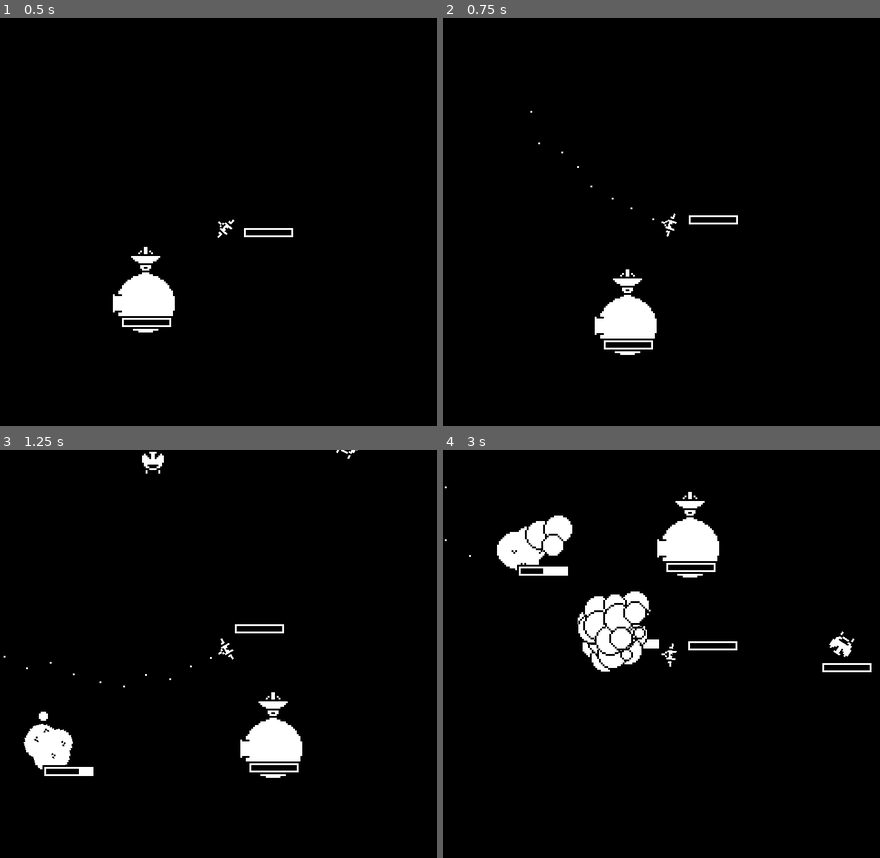
Above: before the commit, frames 1-4 (two rows, left to right).
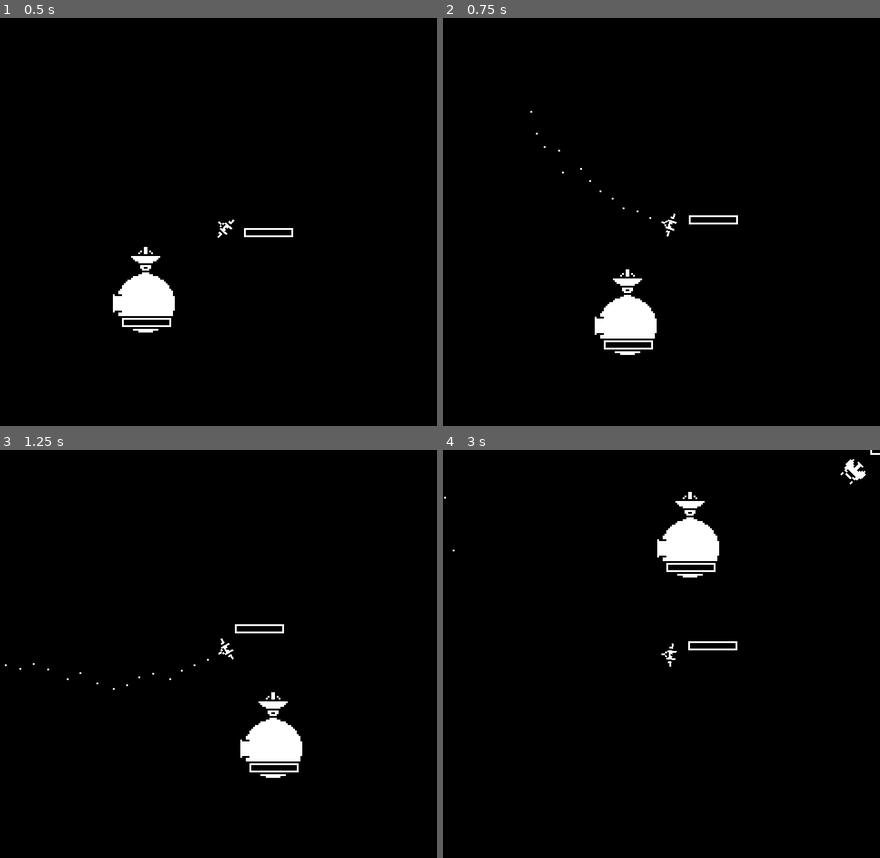
Above: after the commit, the same moments.

Repository: rthurmed/OrbitDefender
Game: Godot game, scene res://src/levels/Main.tscn
The game is run twice, just before and just after one commit, with the same random seed, the same clock (stepped at 60 frames per second) and the same inputs. Before the commit the project starts from res://src/Main.tscn.
Inputs:
- Up to frame 1 (0.5 s): no input
- Up to frame 2 (0.75 s): hold Z (shoot) from 0.53 s (still down)
- Up to frame 3 (1.25 s): keep holding Z (shoot)
- Up to frame 4 (3 s): release Z (shoot) at 1.28 s; tap Up (higher) at 1.35 s; tap Z (shoot) at 1.55 s; hold Z (shoot) 2.03-2.78 s; tap X (invert) at 2.1 s; tap Down (lower) at 2.85 s

Frame 1 is identical in both runs. In frame 2, less than 0.1% of the frame differs, in the area x 21-49%, y 28-50%; in frame 3, 1.3%; in frame 4, 3.9%, in the area x 0-100%, y 0-55%.

Commit message:
Implemented enemy spawn node

Diff:
--- a/project.godot
+++ b/project.godot
@@ -33,7 +33,7 @@
 [application]
 
 config/name="LastSpaceshipStanding"
-run/main_scene="res://src/Main.tscn"
+run/main_scene="res://src/levels/Main.tscn"
 config/icon="res://icon.png"
 
 [autoload]
--- a/src/Main.tscn
+++ /dev/null
@@ -1,32 +0,0 @@
-[gd_scene load_steps=6 format=2]
-
-[ext_resource path="res://src/game/Planet.tscn" type="PackedScene" id=1]
-[ext_resource path="res://src/game/ship/Ship.tscn" type="PackedScene" id=2]
-[ext_resource path="res://src/game/enemy/Enemy.tscn" type="PackedScene" id=3]
-[ext_resource path="res://src/game/asteroid/Asteroid.tscn" type="PackedScene" id=4]
-[ext_resource path="res://src/game/asteroid/AsteroidLarge.tscn" type="PackedScene" id=5]
-
-[node name="Main" type="Node2D"]
-
-[node name="Planet" parent="." instance=ExtResource( 1 )]
-
-[node name="Ship" parent="Planet" instance=ExtResource( 2 )]
-
-[node name="Enemy1" parent="." instance=ExtResource( 3 )]
-position = Vector2( -66, -239 )
-destination = Vector2( -66, -80 )
-
-[node name="Enemy2" parent="." instance=ExtResource( 3 )]
-position = Vector2( 77, -237 )
-destination = Vector2( 7, -100 )
-
-[node name="Enemy3" parent="." instance=ExtResource( 3 )]
-position = Vector2( 16, 155 )
-destination = Vector2( 92, 40 )
-
-[node name="Asteroid1" parent="." instance=ExtResource( 4 )]
-position = Vector2( -123, 116 )
-
-[node name="AsteroidLarge1" parent="." instance=ExtResource( 5 )]
-position = Vector2( -150, 0 )
-move_duration = 20
--- a/src/game/Gun.tscn
+++ b/src/game/Gun.tscn
@@ -12,7 +12,7 @@
 [node name="Bullets" type="CPUParticles2D" parent="."]
 emitting = false
 amount = 16
-lifetime = 0.4
+lifetime = 0.25
 local_coords = false
 direction = Vector2( 0, -1 )
 spread = 5.0
--- a/src/game/enemy/Enemy.tscn
+++ b/src/game/enemy/Enemy.tscn
@@ -22,7 +22,7 @@
 
 [node name="HealthModule" parent="." instance=ExtResource( 3 )]
 position = Vector2( 0, 14 )
-health_points = 4
+health_points = 6
 main_node_path = NodePath("..")
 
 [node name="AutoMoveModule" parent="." instance=ExtResource( 5 )]
--- /dev/null
+++ b/src/game/logic/SpawnEnemies.gd
@@ -0,0 +1,41 @@
+extends Node2D
+
+
+export var distance_to_shoot = 88
+export var distance_noise = 16
+export var distance_start = 192
+export var start_degress_range = 30
+
+var Enemy = preload("res://src/game/enemy/Enemy.tscn")
+var rng = RandomNumberGenerator.new()
+
+
+func _ready():
+	rng.randomize()
+	spawn()
+
+
+func spawn():
+	var shoot_angle = deg2rad(rng.randf_range(0, 360))
+	var shoot_pos_noise = rng.randi_range(-distance_noise, distance_noise)
+	var shoot_position = Vector2.RIGHT * (distance_to_shoot + shoot_pos_noise)
+	shoot_position = shoot_position.rotated(shoot_angle)
+	shoot_position = to_global(shoot_position)
+
+	# Start position is derived from shoot position
+	# The enemy is spawned at start but moves to shooting position
+	var start_angle = deg2rad(rng.randf_range(-start_degress_range, start_degress_range))
+	var start_pos_noise = rng.randi_range(-distance_noise, distance_noise)
+	var start_position = Vector2.RIGHT * (distance_start + start_pos_noise)
+	start_position = start_position.rotated(shoot_angle + start_angle)
+	start_position = shoot_position + start_position
+
+	var enemy = Enemy.instance()
+	enemy.global_position = start_position
+	enemy.destination = shoot_position
+	get_tree().root.call_deferred("add_child", enemy)
+
+
+# TODO: Move this to some kind of module where i could control the speed
+func _on_Timer_timeout():
+	spawn()
--- /dev/null
+++ b/src/game/logic/SpawnEnemies.tscn
@@ -0,0 +1,12 @@
+[gd_scene load_steps=2 format=2]
+
+[ext_resource path="res://src/game/logic/SpawnEnemies.gd" type="Script" id=1]
+
+[node name="SpawnEnemies" type="Node2D"]
+script = ExtResource( 1 )
+
+[node name="Timer" type="Timer" parent="."]
+wait_time = 4.0
+autostart = true
+
+[connection signal="timeout" from="Timer" to="." method="_on_Timer_timeout"]
--- a/src/game/ship/Ship.gd
+++ b/src/game/ship/Ship.gd
@@ -2,8 +2,8 @@
 
 
 export var min_altitude = 32
-export var max_altitude = 128
-export var v_move_speed = 20
+export var max_altitude = 96
+export var v_move_speed = 48
 
 onready var animation = $RotatoryAxis/Spaceship/AnimationPlayer
 onready var visual_instance = $RotatoryAxis/Spaceship/VisualInstance
--- /dev/null
+++ b/src/levels/Main.tscn
@@ -0,0 +1,15 @@
+[gd_scene load_steps=4 format=2]
+
+[ext_resource path="res://src/game/Planet.tscn" type="PackedScene" id=1]
+[ext_resource path="res://src/game/logic/SpawnEnemies.tscn" type="PackedScene" id=2]
+[ext_resource path="res://src/game/ship/Ship.tscn" type="PackedScene" id=3]
+
+[node name="Main" type="Node2D"]
+
+[node name="Planet" parent="." instance=ExtResource( 1 )]
+
+[node name="Ship" parent="Planet" instance=ExtResource( 3 )]
+
+[node name="Camera2D" type="Camera2D" parent="Planet"]
+
+[node name="SpawnEnemies" parent="." instance=ExtResource( 2 )]
--- /dev/null
+++ b/src/levels/Test.tscn
@@ -0,0 +1,32 @@
+[gd_scene load_steps=6 format=2]
+
+[ext_resource path="res://src/game/Planet.tscn" type="PackedScene" id=1]
+[ext_resource path="res://src/game/asteroid/AsteroidLarge.tscn" type="PackedScene" id=2]
+[ext_resource path="res://src/game/ship/Ship.tscn" type="PackedScene" id=3]
+[ext_resource path="res://src/game/enemy/Enemy.tscn" type="PackedScene" id=4]
+[ext_resource path="res://src/game/asteroid/Asteroid.tscn" type="PackedScene" id=5]
+
+[node name="Test" type="Node2D"]
+
+[node name="Planet" parent="." instance=ExtResource( 1 )]
+
+[node name="Ship" parent="Planet" instance=ExtResource( 3 )]
+
+[node name="Enemy1" parent="." instance=ExtResource( 4 )]
+position = Vector2( -66, -239 )
+destination = Vector2( -66, -80 )
+
+[node name="Enemy2" parent="." instance=ExtResource( 4 )]
+position = Vector2( 77, -237 )
+destination = Vector2( 7, -100 )
+
+[node name="Enemy3" parent="." instance=ExtResource( 4 )]
+position = Vector2( 16, 155 )
+destination = Vector2( 92, 40 )
+
+[node name="Asteroid1" parent="." instance=ExtResource( 5 )]
+position = Vector2( -123, 116 )
+
+[node name="AsteroidLarge1" parent="." instance=ExtResource( 2 )]
+position = Vector2( -150, 0 )
+move_duration = 20
